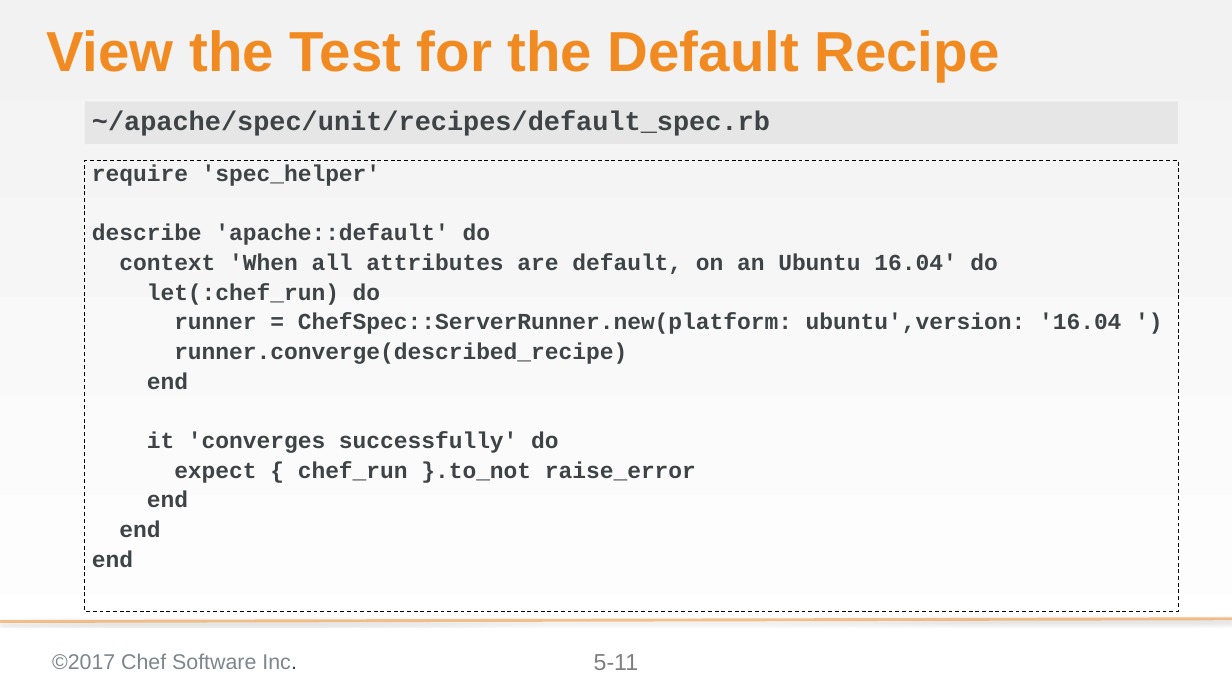
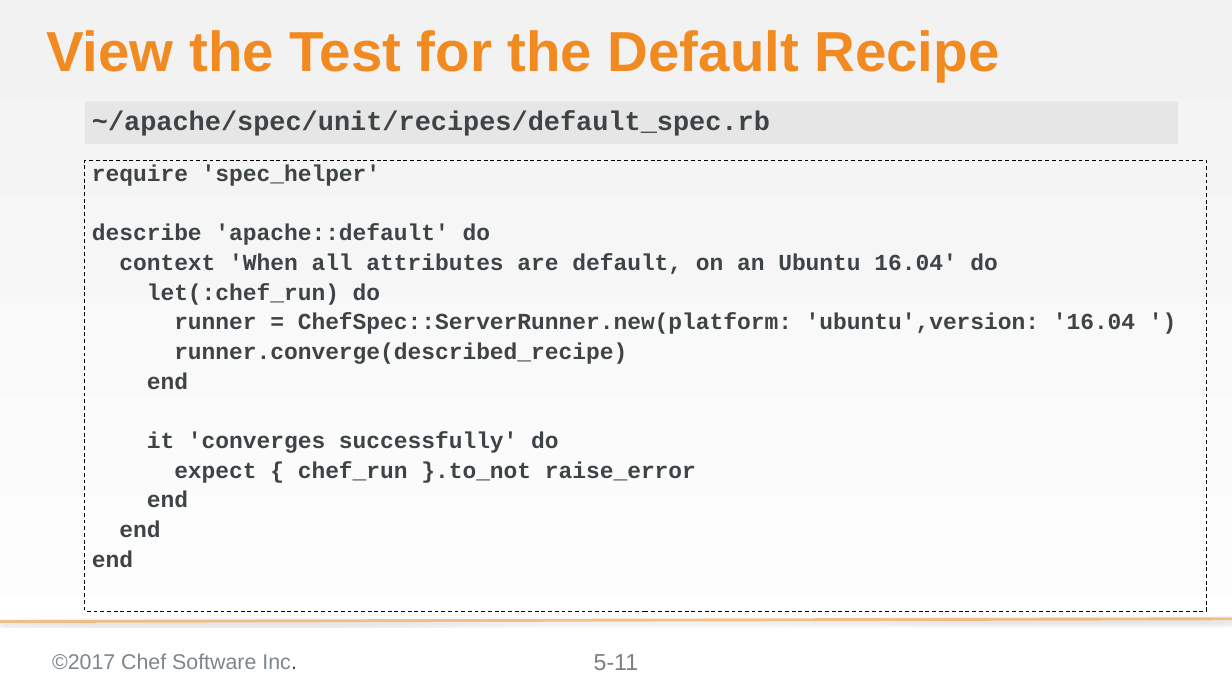
Before and after one commit to ericheiser/chef-intermediate, a slide deck: slide 11 of 05-faster_feedback_with_unit_testing.pptx. Drawn at 1232x693 pixels with LibreOffice and Linux fonts; fonts in the diff are those of the drawing; background and template pictures are left out. Boxes give left, top, right and bottom in pixels: in the first picture for what was removed or moved away, otherwise in the second. Text is boxed around its words. In the diff, an @@ line names an element or a change of style, - is before the commit and + after.

```diff
--- a/05-faster_feedback_with_unit_testing.pptx
+++ b/05-faster_feedback_with_unit_testing.pptx
@@ text "require 'spec_helper'": place and size @@
-text "require 'spec_helper'" at (85,160,1178,611)
+text "require 'spec_helper'" at (85,160,1206,611)
@@ text at (174,313,1135,334): text changed @@
-runner = ChefSpec::ServerRunner.new(platform: ubuntu',version: '16.04 ')
+runner = ChefSpec::ServerRunner.new(platform: 'ubuntu',version: '16.04 ')
```
Also in this commit, not shown: 3 other slides changed, 2 other files.
